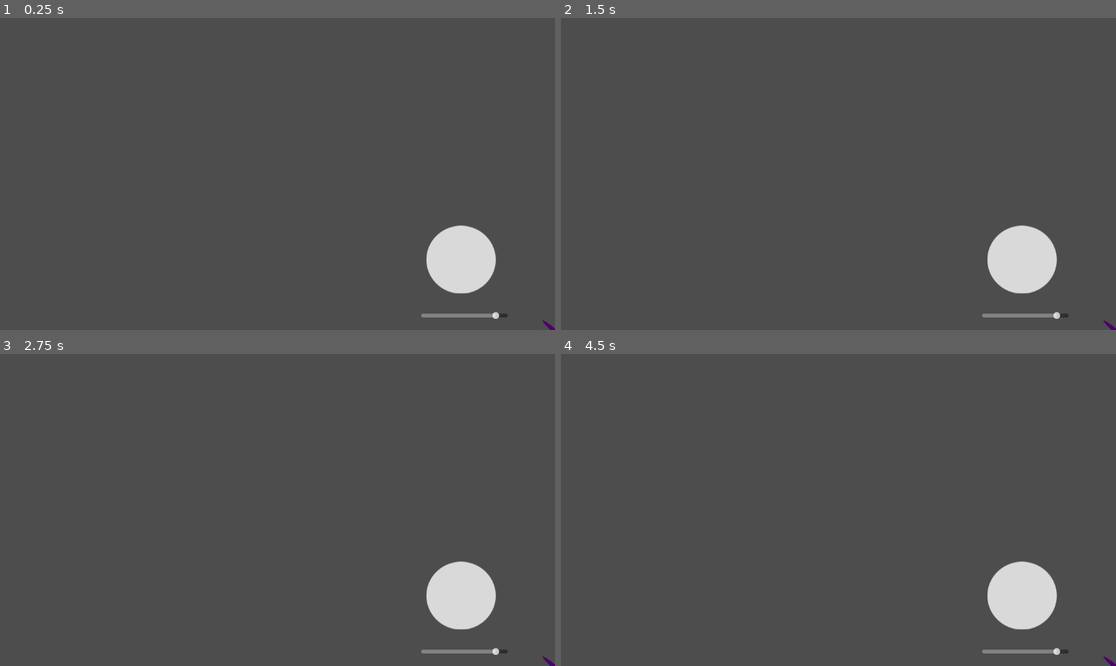
Above: before the commit, frames 1-4 (two rows, left to right).
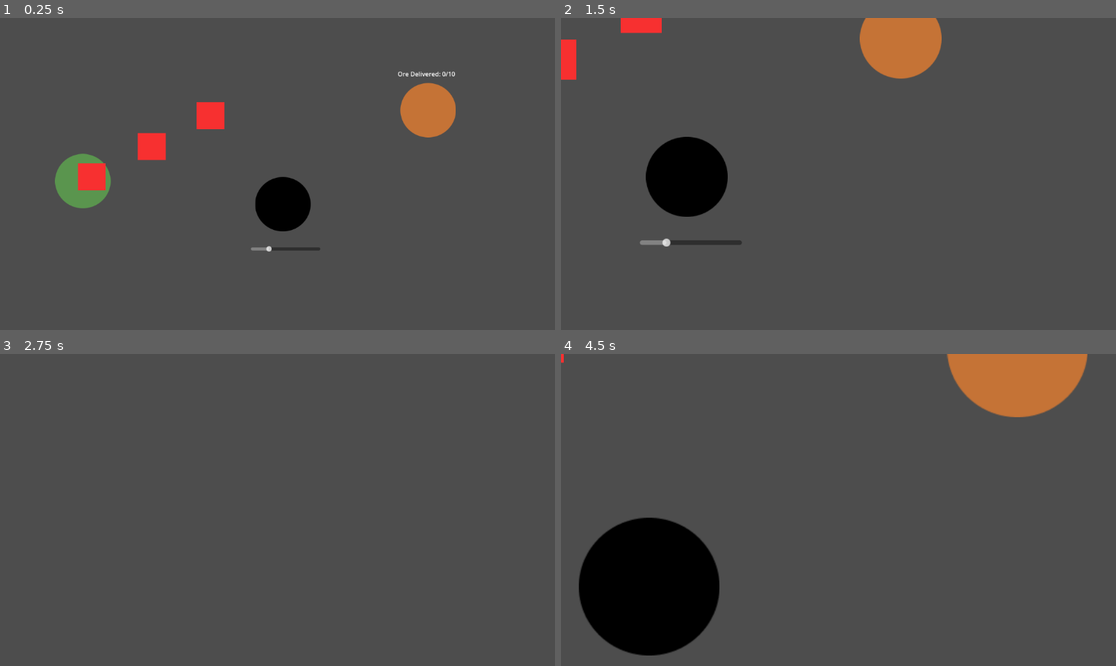
Above: after the commit, the same moments.

Repository: lethalgem/lemmings-forge-game
Game: Godot game, scene res://scenes/game.tscn
Two runs of this game, one before a commit and one after it. Both use one fixed random seed, a clock stepped at 60 frames per second and the inputs below. Before the commit the project starts from res://scenes/gravity_test.tscn.
Inputs (mouse positions are in pixels of both pictures, inside the frame that each line leads up to):
- Up to frame 1 (0.25 s): no input
- Up to frame 2 (1.5 s): move the mouse to (960, 158) at 0.52 s; hold D (pan_right, bound only after the commit) 0.53-1.28 s; hold E (zoom_in, bound only after the commit) 0.53-1.28 s; tap Q (zoom_out, bound only after the commit) at 0.8, 1.35 s; move the mouse to (727, 189) at 1.27 s; hold S (pan_down, bound only after the commit) from 1.28 s (still down)
- Up to frame 3 (2.75 s): tap E (zoom_in, bound only after the commit) at 1.55 s; move the mouse to (333, 441) at 2.02 s; release S (pan_down, bound only after the commit) at 2.03 s; hold D (pan_right, bound only after the commit) from 2.03 s (still down); hold E (zoom_in, bound only after the commit) from 2.03 s (still down); tap Q (zoom_out, bound only after the commit) at 2.3 s
- Up to frame 4 (4.5 s): move the mouse to (810, 572) at 2.77 s; release D (pan_right, bound only after the commit) at 2.78 s; release E (zoom_in, bound only after the commit) at 2.78 s; hold W (pan_up, bound only after the commit) 2.78-3.53 s; tap Q (zoom_out, bound only after the commit) at 2.85, 3.8, 4.35 s; tap E (zoom_in, bound only after the commit) at 3.05 s; move the mouse to (1005, 556) at 3.52 s; hold E (zoom_in, bound only after the commit) 3.53-4.28 s; hold A (pan_left, bound only after the commit) from 3.53 s (still down); move the mouse to (672, 463) at 4.27 s

The runs differ from the first frame. In frame 1, 7.7% of the frame differs, in the area x 9-100%, y 17-100%; in frame 2, 8.8%; in frame 3, 2.4%; in frame 4, 15%, in the area x 0-100%, y 0-100%.

Commit message:
add camera

Diff:
--- a/project.godot
+++ b/project.godot
@@ -11,7 +11,7 @@
 [application]
 
 config/name="Lemmings-forge-game"
-run/main_scene="res://scenes/gravity_test.tscn"
+run/main_scene="res://scenes/game.tscn"
 config/features=PackedStringArray("4.2", "GL Compatibility")
 config/icon="res://icon.svg"
 
@@ -22,6 +22,36 @@
 "events": [Object(InputEventMouseButton,"resource_local_to_scene":false,"resource_name":"","device":-1,"window_id":0,"a …(253 unchanged characters)…
 ]
 }
+pan_left={
+"deadzone": 0.5,
+"events": [Object(InputEventKey,"resource_local_to_scene":false,"resource_name":"","device":-1,"window_id":0,"alt_pressed":false,"shift_pressed":false,"ctrl_pressed":false,"meta_pressed":false,"pressed":false,"keycode":0,"physical_keycode":65,"key_label":0,"unicode":97,"echo":false,"script":null)
+]
+}
+pan_right={
+"deadzone": 0.5,
+"events": [Object(InputEventKey,"resource_local_to_scene":false,"resource_name":"","device":-1,"window_id":0,"alt_pressed":false,"shift_pressed":false,"ctrl_pressed":false,"meta_pressed":false,"pressed":false,"keycode":0,"physical_keycode":68,"key_label":0,"unicode":100,"echo":false,"script":null)
+]
+}
+pan_up={
+"deadzone": 0.5,
+"events": [Object(InputEventKey,"resource_local_to_scene":false,"resource_name":"","device":-1,"window_id":0,"alt_pressed":false,"shift_pressed":false,"ctrl_pressed":false,"meta_pressed":false,"pressed":false,"keycode":0,"physical_keycode":87,"key_label":0,"unicode":119,"echo":false,"script":null)
+]
+}
+pan_down={
+"deadzone": 0.5,
+"events": [Object(InputEventKey,"resource_local_to_scene":false,"resource_name":"","device":-1,"window_id":0,"alt_pressed":false,"shift_pressed":false,"ctrl_pressed":false,"meta_pressed":false,"pressed":false,"keycode":0,"physical_keycode":83,"key_label":0,"unicode":115,"echo":false,"script":null)
+]
+}
+zoom_in={
+"deadzone": 0.5,
+"events": [Object(InputEventKey,"resource_local_to_scene":false,"resource_name":"","device":-1,"window_id":0,"alt_pressed":false,"shift_pressed":false,"ctrl_pressed":false,"meta_pressed":false,"pressed":false,"keycode":0,"physical_keycode":69,"key_label":0,"unicode":101,"echo":false,"script":null)
+]
+}
+zoom_out={
+"deadzone": 0.5,
+"events": [Object(InputEventKey,"resource_local_to_scene":false,"resource_name":"","device":-1,"window_id":0,"alt_pressed":false,"shift_pressed":false,"ctrl_pressed":false,"meta_pressed":false,"pressed":false,"keycode":0,"physical_keycode":81,"key_label":0,"unicode":113,"echo":false,"script":null)
+]
+}
 
 [rendering]
 
--- a/scenes/game.tscn
+++ b/scenes/game.tscn
@@ -7,6 +7,11 @@
 script = ExtResource("1_61p2q")
 
 [node name="Level0" parent="." instance=ExtResource("2_wjco7")]
+unique_name_in_owner = true
+position = Vector2(-492, -342)
+scale = Vector2(0.8, 0.8)
 
 [node name="GameCamera" type="Camera2D" parent="."]
 unique_name_in_owner = true
+
+[connection signal="level_completed" from="Level0" to="." method="_on_level_0_level_completed"]
--- a/scripts/game.gd
+++ b/scripts/game.gd
@@ -1,4 +1,41 @@
 class_name Game
 extends Node2D
 
+@export var camera_move_speed = 10
+@export var camera_zoom_speed = 0.025
+
 @onready var camera = %GameCamera
+@onready var level_0 = %Level0
+
+var camera_enabled = true
+
+func _ready():
+	level_0.start()
+
+func _process(delta):
+	# camera panning controls
+	var new_camera_position = camera.global_position
+	if Input.is_action_pressed("pan_left") and camera_enabled:
+		new_camera_position += Vector2(-camera_move_speed, 0)
+	if Input.is_action_pressed("pan_right") and camera_enabled:
+		new_camera_position += Vector2(camera_move_speed, 0)
+	if Input.is_action_pressed("pan_up") and camera_enabled:
+		new_camera_position += Vector2(0, -camera_move_speed)
+	if Input.is_action_pressed("pan_down") and camera_enabled:
+		new_camera_position += Vector2(0, camera_move_speed)
+	if camera.global_position != new_camera_position:
+		create_tween().tween_property(camera, "position", new_camera_position, 0.05).set_ease(Tween.EASE_IN_OUT)
+
+	# camera zoom controls
+	var new_camera_zoom = camera.zoom
+	if Input.is_action_pressed("zoom_in") and camera_enabled:
+		new_camera_zoom += Vector2(camera_zoom_speed, camera_zoom_speed)
+	if Input.is_action_pressed("zoom_out") and camera_enabled:
+		new_camera_zoom += Vector2(-camera_zoom_speed, -camera_zoom_speed)
+	if camera.zoom != new_camera_zoom:
+		print(camera.zoom)
+		create_tween().tween_property(camera, "zoom", new_camera_zoom.clamp(Vector2(0.1, 0.1), Vector2(5, 5)), 0.05).set_ease(Tween.EASE_IN_OUT)
+
+func _on_level_0_level_completed():
+	print("level_0 done")
+	pass # Replace with function body.
--- a/scripts/level.gd
+++ b/scripts/level.gd
@@ -1,7 +1,7 @@
 class_name Level
 extends Node2D
 
-signal level_completed(level_id: int)
+signal level_completed
 
 @export var debug_enabled = false
 @export var id = 0
@@ -33,13 +33,13 @@
 func ore_absorbed():
 	if ores_delivered < ore_goal:
 		ores_delivered += 1
-	update_ore_count_label()
-	check_if_level_completed()
+		update_ore_count_label()
+		check_if_level_completed()
 
 func check_if_level_completed():
 	if ores_delivered == ore_goal:
 		print("level " + str(id) + " completed")
-		emit_signal("level_completed", id)
+		emit_signal("level_completed")
 
 func update_ore_count_label():
 	ore_count_label.text = "Ore Delivered: " + str(ores_delivered) + "/" + str(ore_goal)
